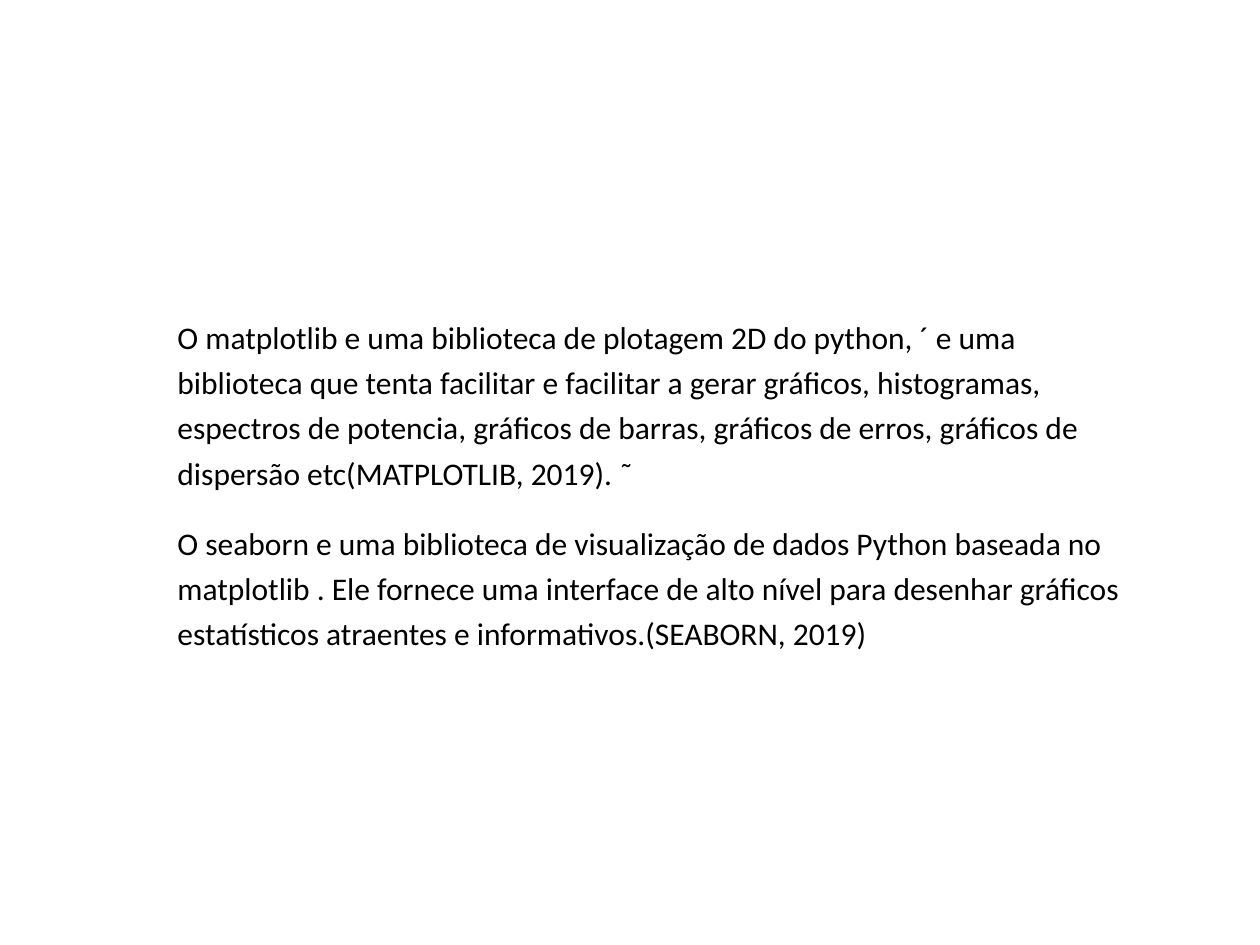
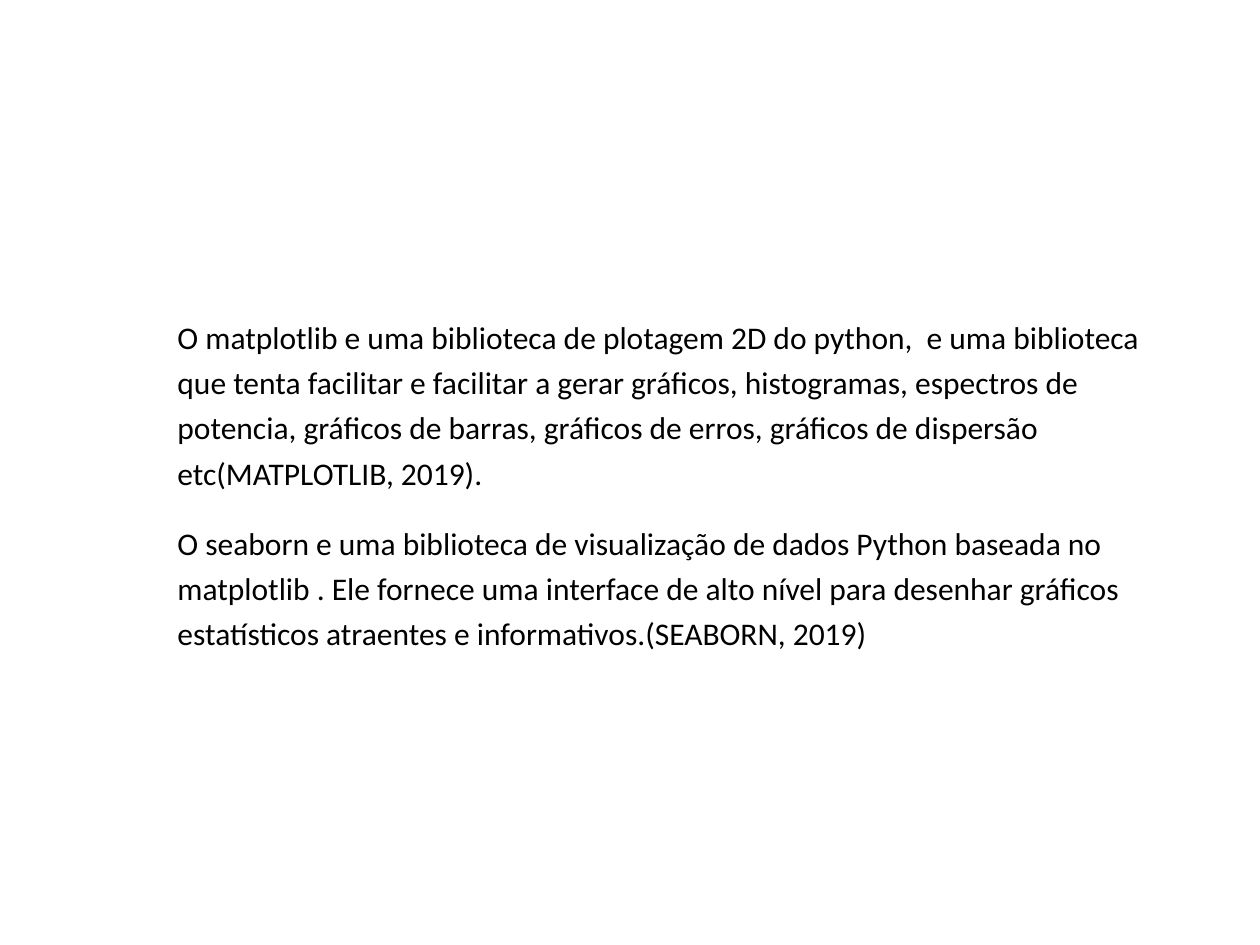
Before and after one commit to marcos901/Projeto-TCC, a slide deck: slide 10 of Parte escrita/Apresentação1.odp. Drawn at 1260x945 pixels with LibreOffice and Linux fonts; fonts in the diff are those of the drawing; background and template pictures are left out. Boxes give left, top, right and bottom in pixels: in the first picture for what was removed or moved away, otherwise in the second. Text is boxed around its words. In the diff, an @@ line names an element or a change of style, - is before the commit and + after.

```diff
--- a/Parte escrita/Apresentação1.odp
+++ b/Parte escrita/Apresentação1.odp
@@ text at [177, 327, 1138, 489]: text changed @@
-● O matplotlib e uma biblioteca de plotagem 2D do python, ´ e uma biblioteca que tenta facilitar e facilitar a gerar gráficos, histogramas, espectros de potencia, gráficos de barras, gráficos de erros, gráficos de dispersão etc(MATPLOTLIB, 2019). ˜
+● O matplotlib e uma biblioteca de plotagem 2D do python, e uma biblioteca que tenta facilitar e facilitar a gerar gráficos, histogramas, espectros de potencia, gráficos de barras, gráficos de erros, gráficos de dispersão etc(MATPLOTLIB, 2019).
```
Also in this commit, not shown: 7 other slides changed, 4 other files.
